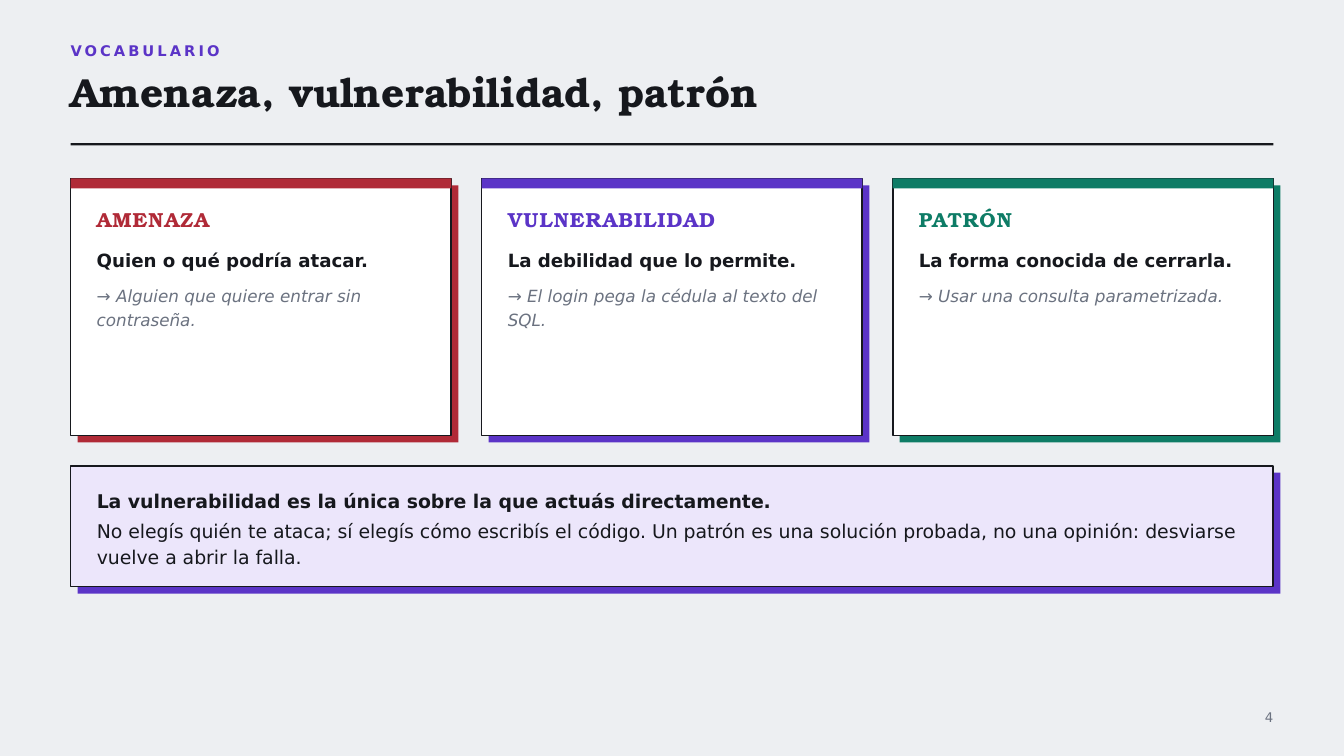
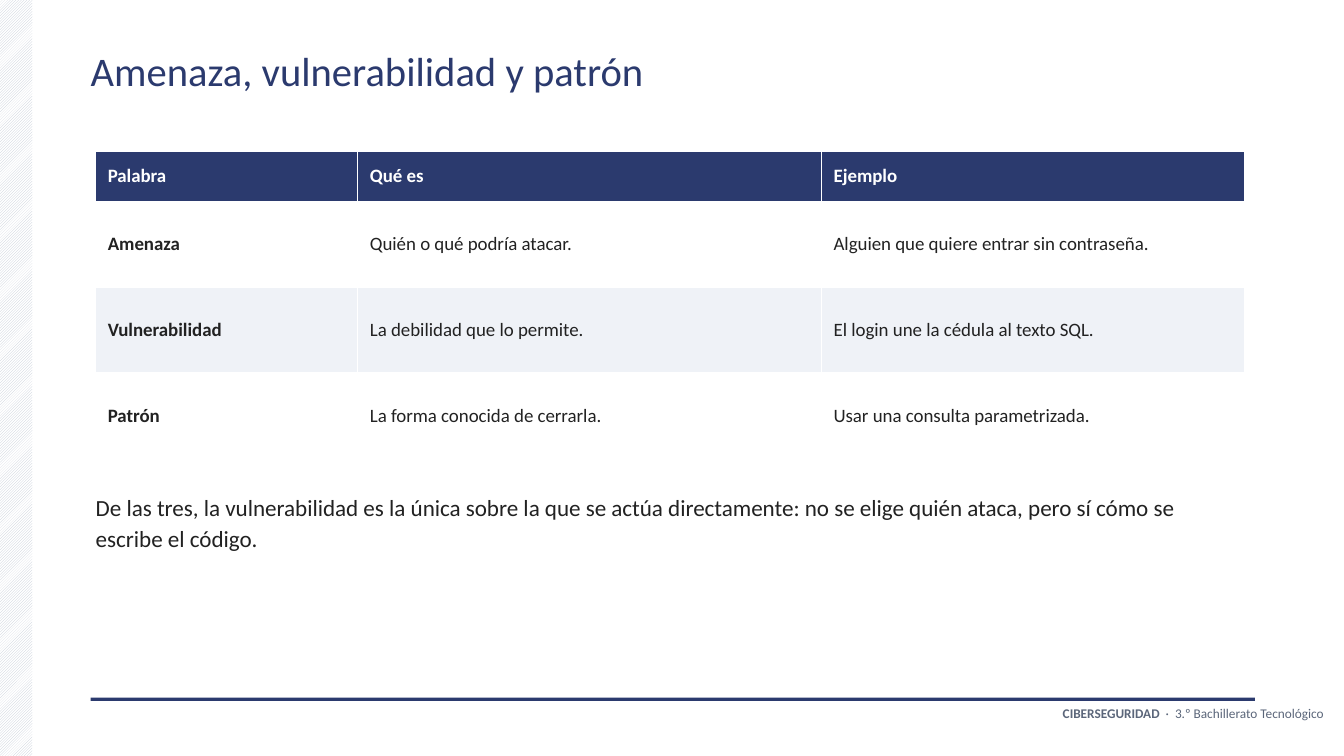
Before and after one commit to drenaldin/CiberseguridadDeLaInformacion, a slide deck: slide 4 of presentaciones/Clase6-Vulnerabilidades-y-Superficie-de-Ataque.pptx. Drawn at 1344x756 pixels with LibreOffice and Linux fonts; fonts in the diff are those of the drawing. Boxes give left, top, right and bottom in pixels: in the first picture for what was removed or moved away, otherwise in the second. Text is boxed around its words. In the diff, an @@ line names an element or a change of style, - is before the commit and + after.

```diff
--- a/presentaciones/Clase6-Vulnerabilidades-y-Superficie-de-Ataque.pptx
+++ b/presentaciones/Clase6-Vulnerabilidades-y-Superficie-de-Ataque.pptx
@@ rectangle: place and size @@
-rectangle at <box>0,0,1344,756</box>
+rectangle at <box>0,0,32,756</box>
@@ rectangle at <box>0,0,32,756</box>: fill #EDEFF2 to pattern #C2CAD6 on #FFFFFF @@
@@ text removed at <box>71,45,220,56</box> @@
-VOCABULARIO
@@ text at <box>91,58,643,93</box>: text changed; font TeX Gyre Bonum to Calibri; text colour #16181D to #2B3A6E; bold off @@
-Amenaza, vulnerabilidad, patrón
+Amenaza, vulnerabilidad y patrón
@@ rectangle removed at <box>71,143,1273,145</box> @@
@@ rectangle removed at <box>71,178,452,436</box> @@
@@ rectangle removed at <box>71,178,452,189</box> @@
@@ table added at <box>96,151,1245,459</box>, 4 rows, 3 columns @@
+Palabra | Qué es | Ejemplo
+Amenaza | Quién o qué podría atacar. | Alguien que quiere entrar sin contraseña.
+Vulnerabilidad | La debilidad que lo permite. | El login une la cédula al texto SQL.
+Patrón | La forma conocida de cerrarla. | Usar una consulta parametrizada.
@@ rectangle removed at <box>482,178,863,436</box> @@
@@ rectangle removed at <box>482,178,863,189</box> @@
@@ rectangle removed at <box>893,178,1274,436</box> @@
@@ rectangle removed at <box>893,178,1274,189</box> @@
@@ rectangle removed at <box>78,186,459,443</box> @@
@@ rectangle removed at <box>489,186,870,443</box> @@
@@ rectangle removed at <box>900,186,1281,443</box> @@
@@ text removed at <box>919,208,1233,306</box> @@
-PATRÓN
-La forma conocida de cerrarla.
-→ Usar una consulta parametrizada.
@@ text removed at <box>97,213,367,326</box> @@
-AMENAZA
-Quien o qué podría atacar.
-→ Alguien que quiere entrar sin contraseña.
@@ text removed at <box>508,213,818,328</box> @@
-VULNERABILIDAD
-La debilidad que lo permite.
-→ El login pega la cédula al texto del SQL.
@@ rectangle removed at <box>71,466,1273,587</box> @@
@@ rectangle removed at <box>78,473,1280,594</box> @@
@@ text at <box>96,500,1174,551</box>: text changed; size 13.5 to 16.5 pt; font DejaVu Sans to Calibri; text colour #16181D to #222222 @@
-La vulnerabilidad es la única sobre la que actuás directamente.
-No elegís quién te ataca; sí elegís cómo escribís el código. Un patrón es una solución probada, no una opinión: desviarse vuelve a abrir la falla.
+De las tres, la vulnerabilidad es la única sobre la que se actúa directamente: no se elige quién ataca, pero sí cómo se escribe el código.
@@ rectangle added at <box>91,698,1255,701</box>, fill #2B3A6E @@
@@ text added at <box>1063,709,1323,720</box>, 9.5 pt, text #5B667A @@
+CIBERSEGURIDAD · 3.º Bachillerato Tecnológico
@@ text removed at <box>1265,712,1273,722</box> @@
-4
```
Also in this commit, not shown: 2 other slides changed, 14 slides added, 19 slides removed, 1 other file.
